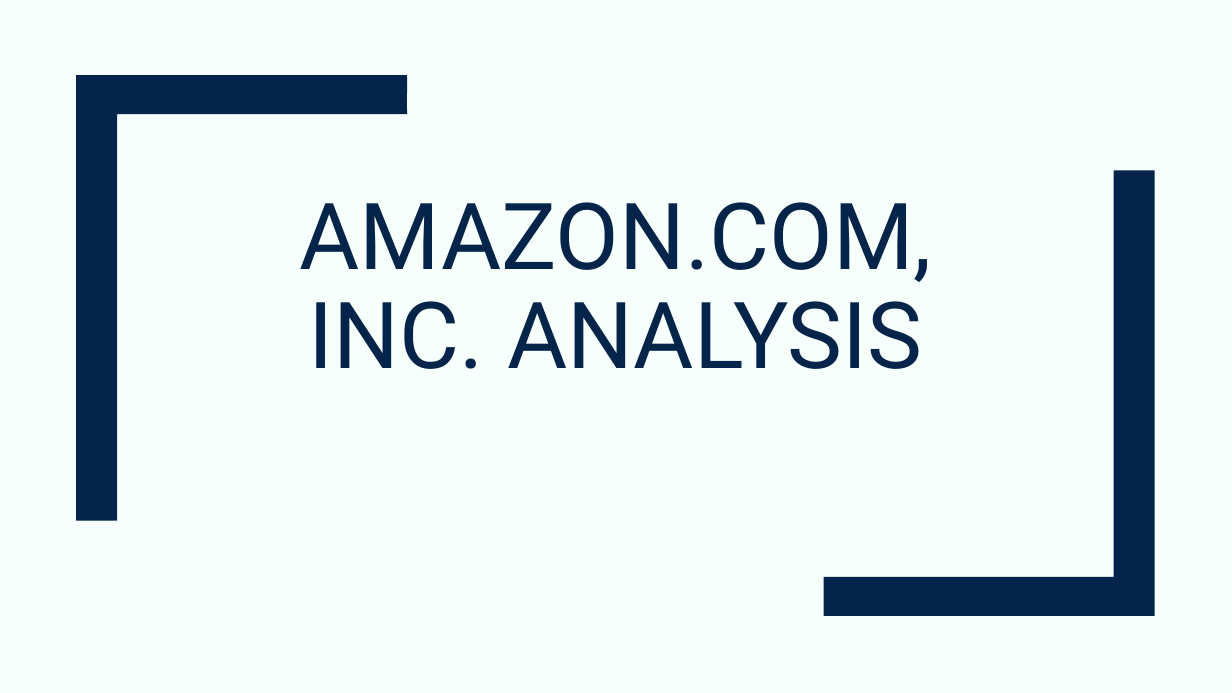
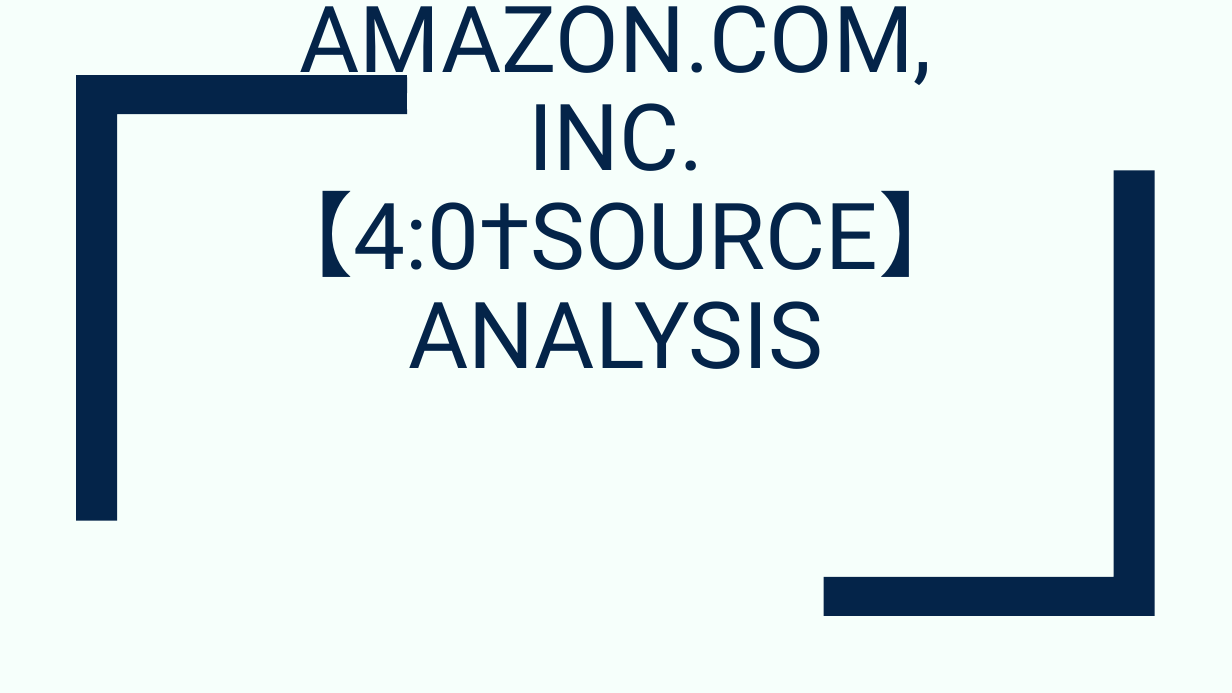
Before and after one commit to devangovind/AMUCLDISS, a slide deck: slide 1 of fastapi-backend/app/pres/output.pptx. Drawn at 1232x693 pixels with LibreOffice and Linux fonts; fonts in the diff are those of the drawing. Boxes give left, top, right and bottom in pixels: in the first picture for what was removed or moved away, otherwise in the second. Text is boxed around its words. In the diff, an @@ line names an element or a change of style, - is before the commit and + after.

```diff
--- a/fastapi-backend/app/pres/output.pptx
+++ b/fastapi-backend/app/pres/output.pptx
@@ title at (261,5,971,369): text changed @@
-AMAZON.COM, INC. ANALYSIS
+AMAZON.COM, INC.【4:0†SOURCE】 ANALYSIS
```
Also in this commit, not shown: 3 other slides changed, 4 slides added, 2 slides removed, 2 other files.
